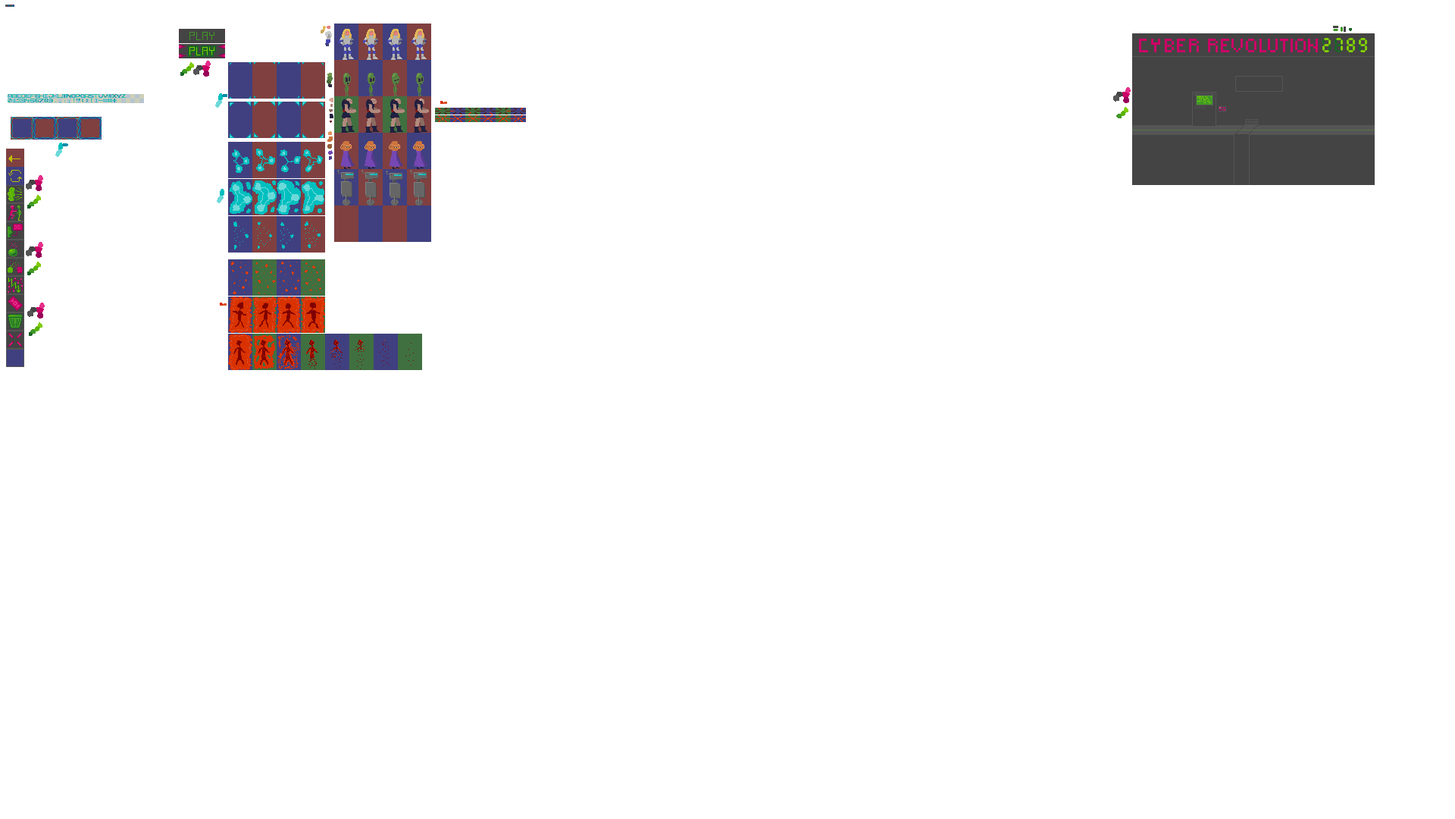
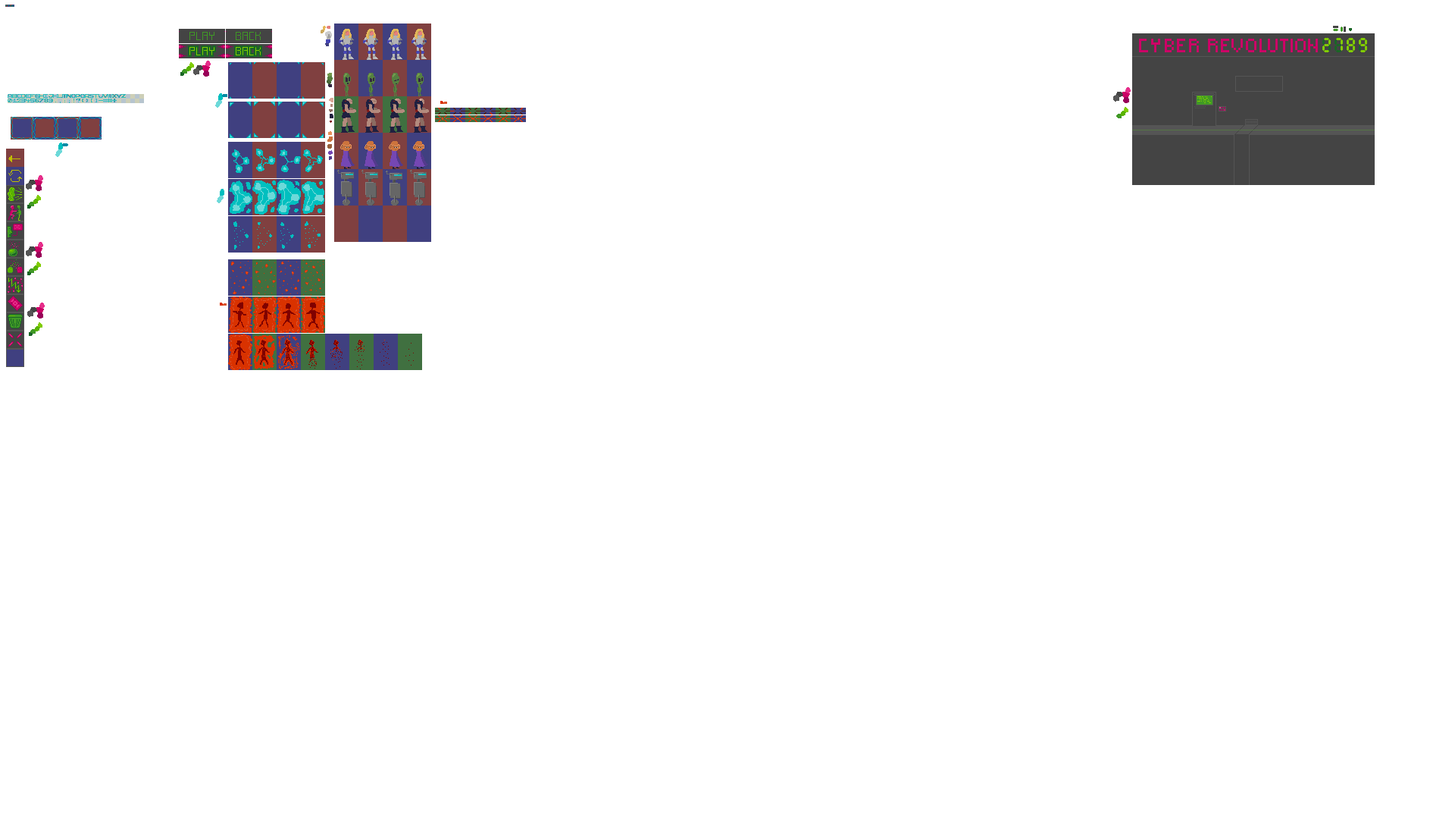
Two versions of the same layered image (1455px x 819px). Layer-by-layer changes:
painted on "buttons" over [225, 28, 273, 59]
